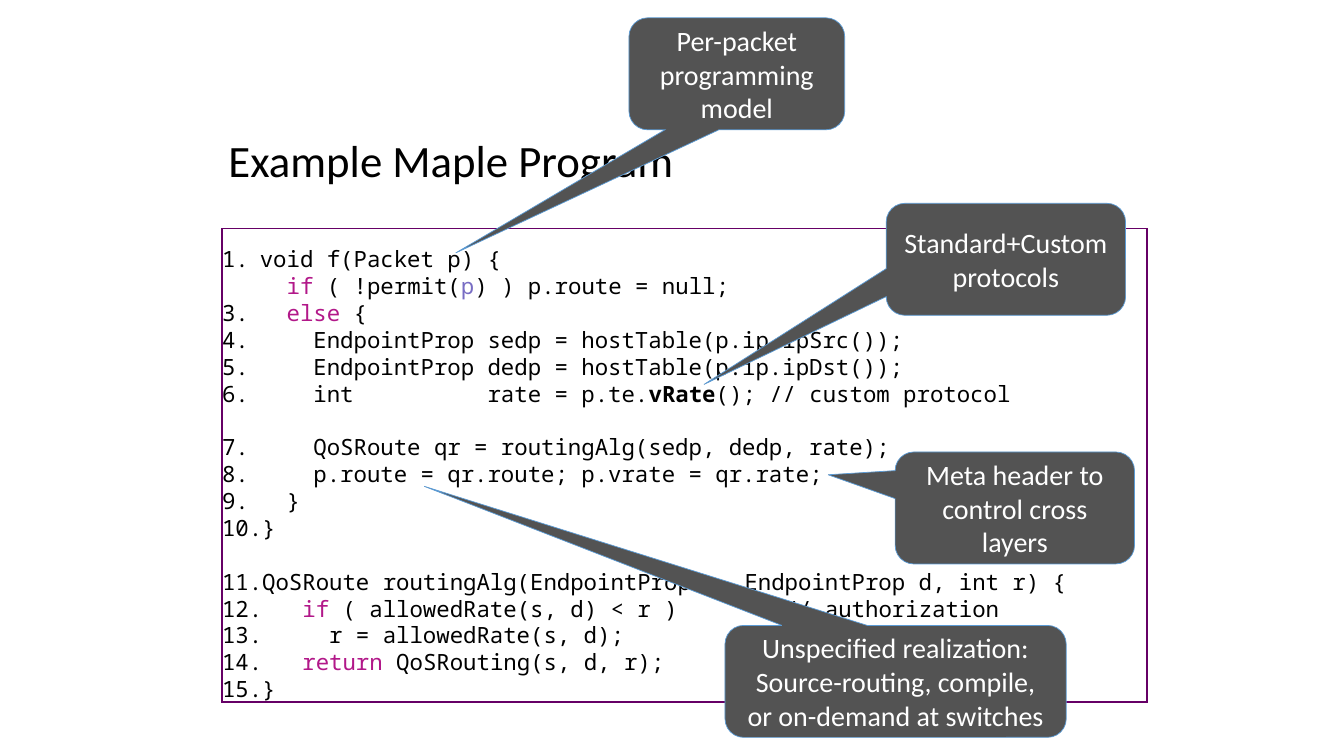
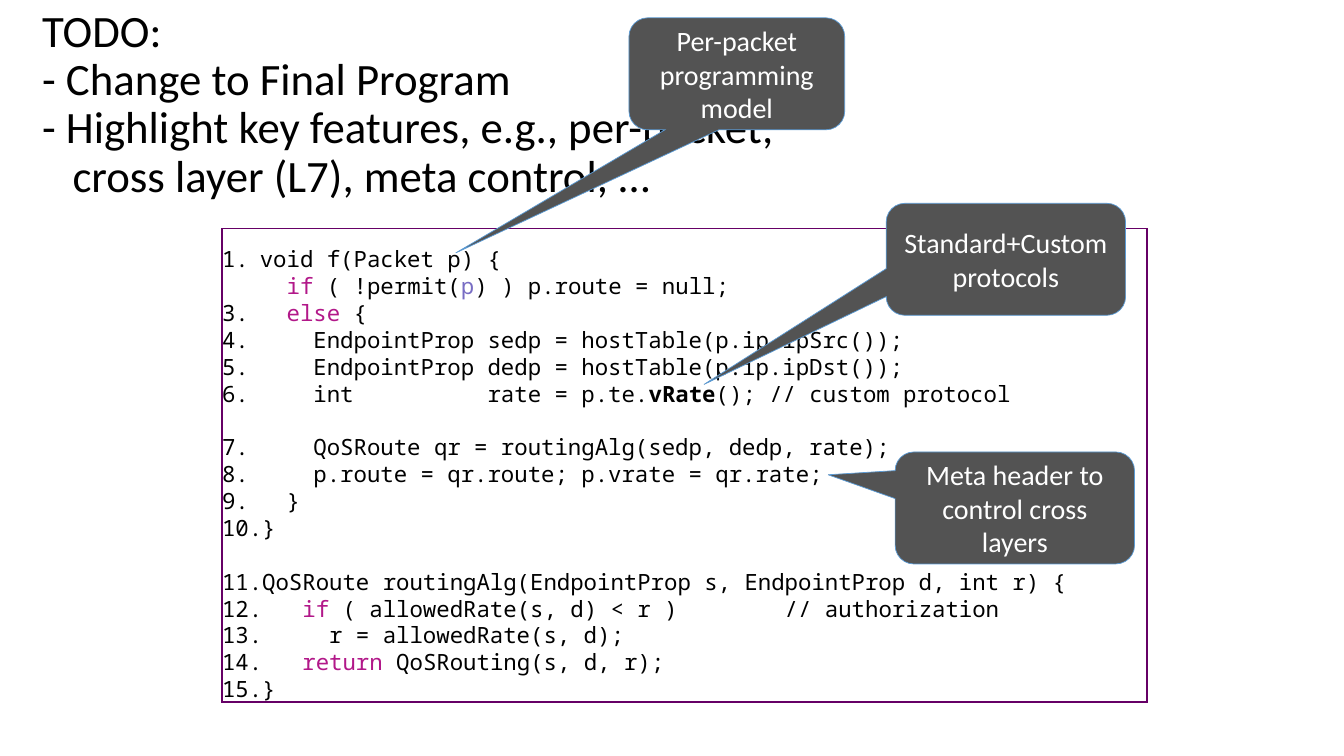
Before and after one commit to snlab/sc16, a slide deck: slide 4 of slides/sdn-prog-present.pptx (slide 5 before the commit). Drawn at 1344x756 pixels with LibreOffice and Linux fonts; fonts in the diff are those of the drawing. Boxes give left, top, right and bottom in pixels: in the first picture for what was removed or moved away, otherwise in the second. Text is boxed around its words. In the diff, an @@ line names an element or a change of style, - is before the commit and + after.

```diff
--- a/slides/sdn-prog-present.pptx
+++ b/slides/sdn-prog-present.pptx
@@ title at (42, 18, 773, 204): text changed @@
-Example Maple Program
+TODO:
+- Change to Final Program
+- Highlight key features, e.g., per-packet,
+cross layer (L7), meta control, …
@@ rounded speech box removed at (725, 625, 1067, 737) @@
-Unspecified realization: Source-routing, compile, or on-demand at switches
```
Also in this commit, not shown: 2 other slides changed, 4 slides added, 2 slides removed, 1 other file.
